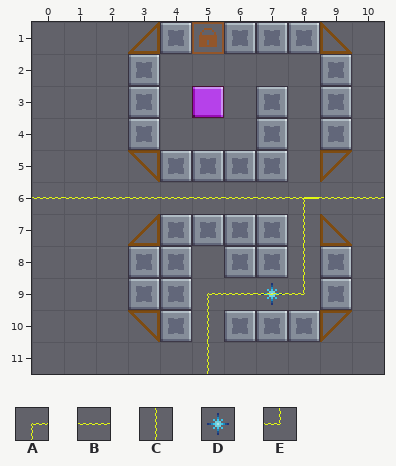
Two states of a Tiled map (JSON), Assets/Level_Editor/TileMap/Room_17.tmj. Above: the version before the commit.
Cells are 32x32 px. Shown: x 0..10, y 1..11.
Key: from "tileSet": A 5, B 6, C 15, D 20, E 27.
_ is an empty cell.
Layers that did not change in this view are not listed.
Layer "Overlap" before, first column x 0:
 1 ___________
 2 ___________
 3 ___________
 4 ___________
 5 ___________
 6 BBBBBBBBBBB
 7 ___________
 8 ___________
 9 _______D___
10 ___________
11 ___________
Layer "line" before, first column x 0:
 1 ___________
 2 ___________
 3 ___________
 4 ___________
 5 ___________
 6 ________ABB
 7 ________C__
 8 ________C__
 9 _____ABBE__
10 _____C_____
11 _____C_____
Now the later version:
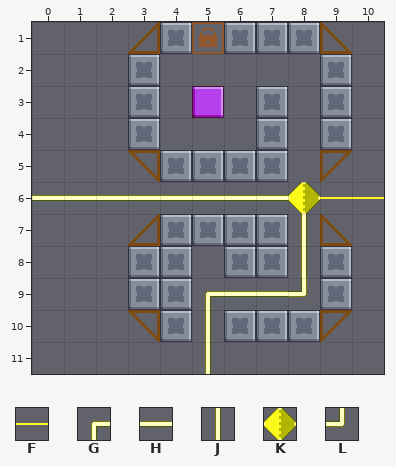
Further tiles: from "tileSet": F 158 "cable", G 210 "cable", H 211 "cable", J 220 "cable", K 221 "cable", L 232 "cable".
From old to new:
Changed rows in their new state; . is an unchanged cell.
Layer "Overlap":
first column x 0:
 6 HHHHHHHHKFF
 7 ........J..
 8 ........J..
 9 .....GHHL..
10 .....J.....
11 .....J.....
Layer "line" (removed):
first column x 5:
 6 ...___
 7 ..._..
 8 ..._..
 9 ____..
10 _.....
11 _.....
Pixel boxes of the changes (left, top, right, bottom) in both pictures:
changed: (32, 182, 384, 374)
